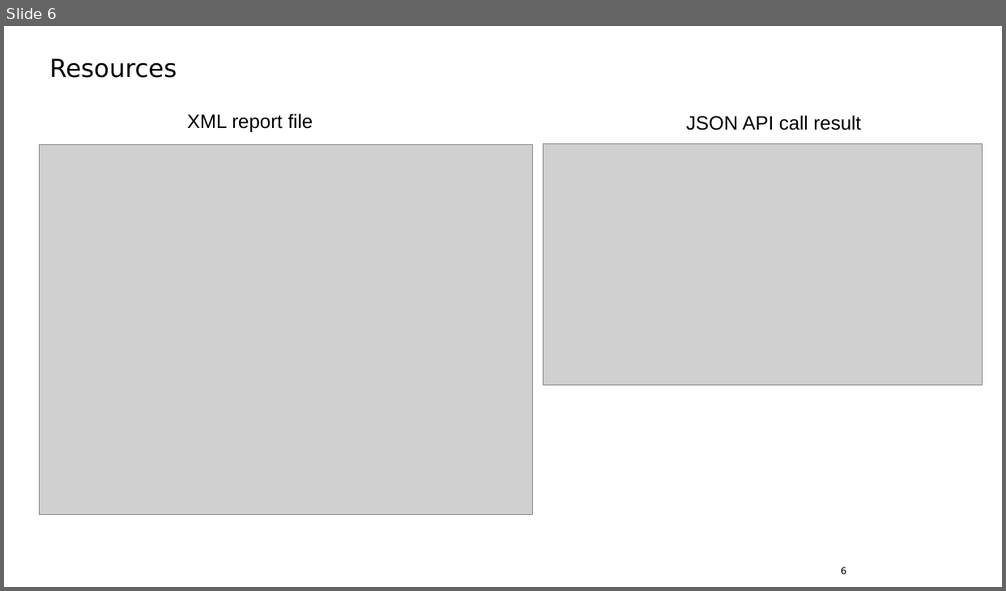
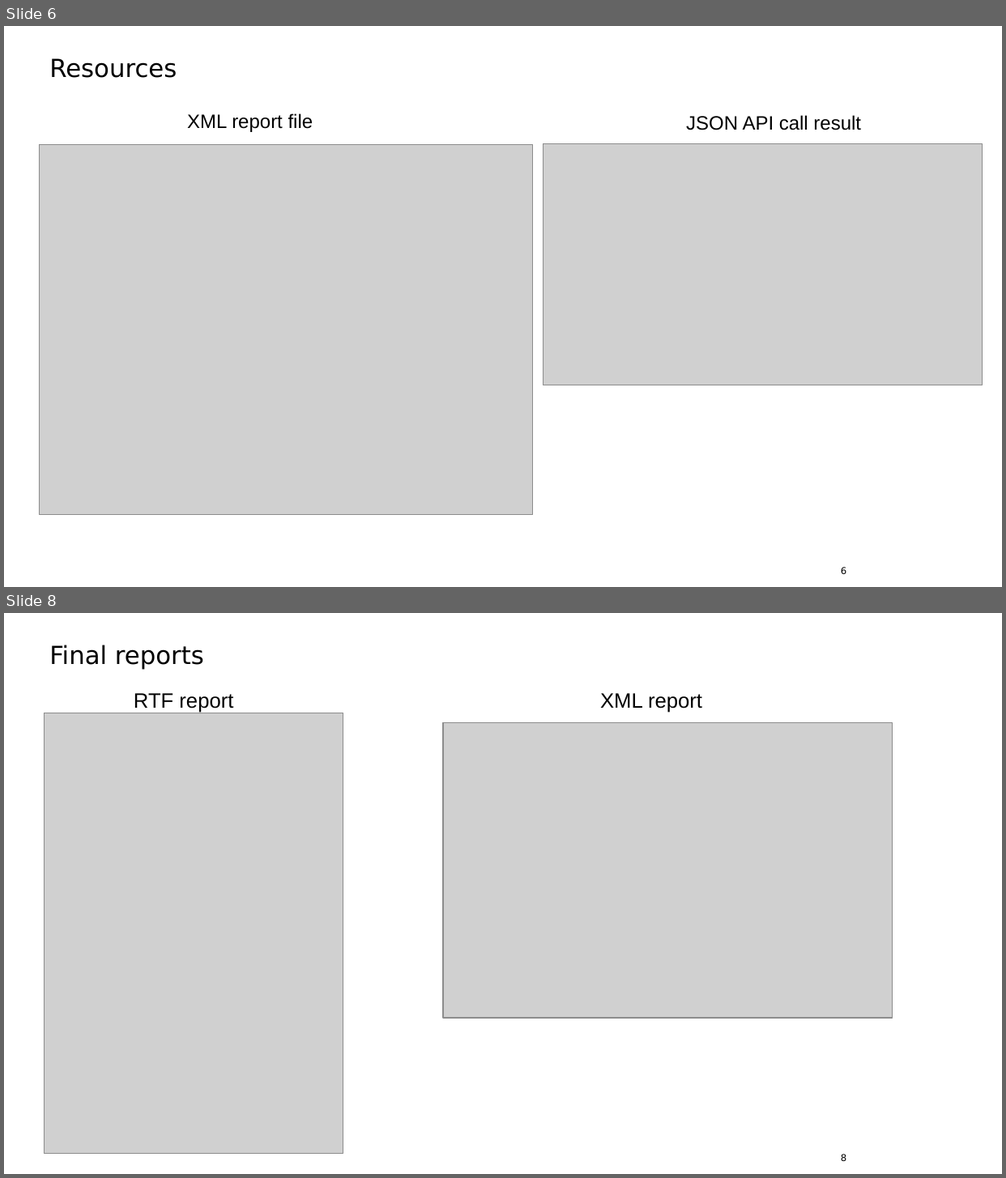
Before and after one commit to AntonBakaev/JiraDataAggregator, a slide deck: jira-data-aggregator-presentation.odp. Shown one above the other, each under a label of ours: slide 6 before the commit, slides 6 and 8 after it; the slides between them are not shown. The pictures are 1006x591 and 1006x1178 pixels, drawn with LibreOffice and Linux fonts; fonts in the diff are those of the drawing; grey boxes stand for pictures; background and template pictures are left out. Boxes give left, top, right and bottom in pixels: in the first picture for what was removed or moved away, otherwise in the second. Text is boxed around its words. In the diff, an @@ line names an element or a change of style, - is before the commit and + after.

Commit message:
updated presentation

```diff
--- a/jira-data-aggregator-presentation.odp
+++ b/jira-data-aggregator-presentation.odp
@@ slide 8 added at (4, 613, 1002, 1174), background #FFFFFF; not listed: 1 template element that a slide beside it also shows @@
@@ title added at (49, 645, 204, 670), 18 pt, text #000000 @@
+Final reports
@@ text added at (134, 693, 233, 713), 15 pt, text #000000 @@
+RTF report
@@ text added at (600, 693, 702, 713), 15 pt, text #000000 @@
+XML report
@@ picture added at (44, 713, 343, 1154) @@
@@ picture added at (443, 723, 892, 1018) @@
```
Also in this commit, not shown: 1 slide changed, 1 slide removed.
